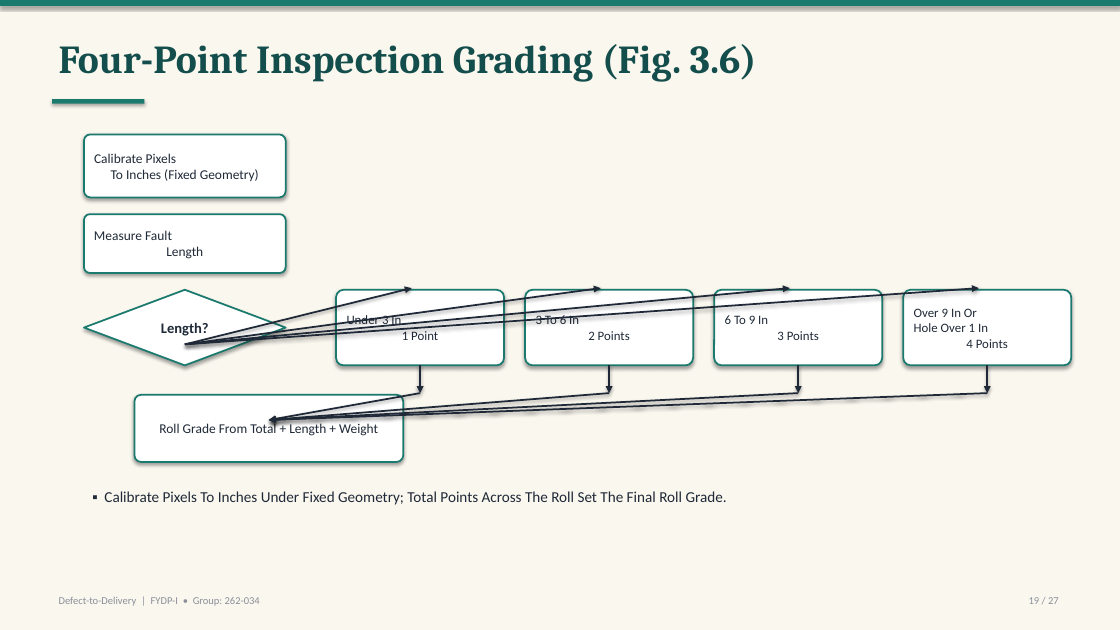
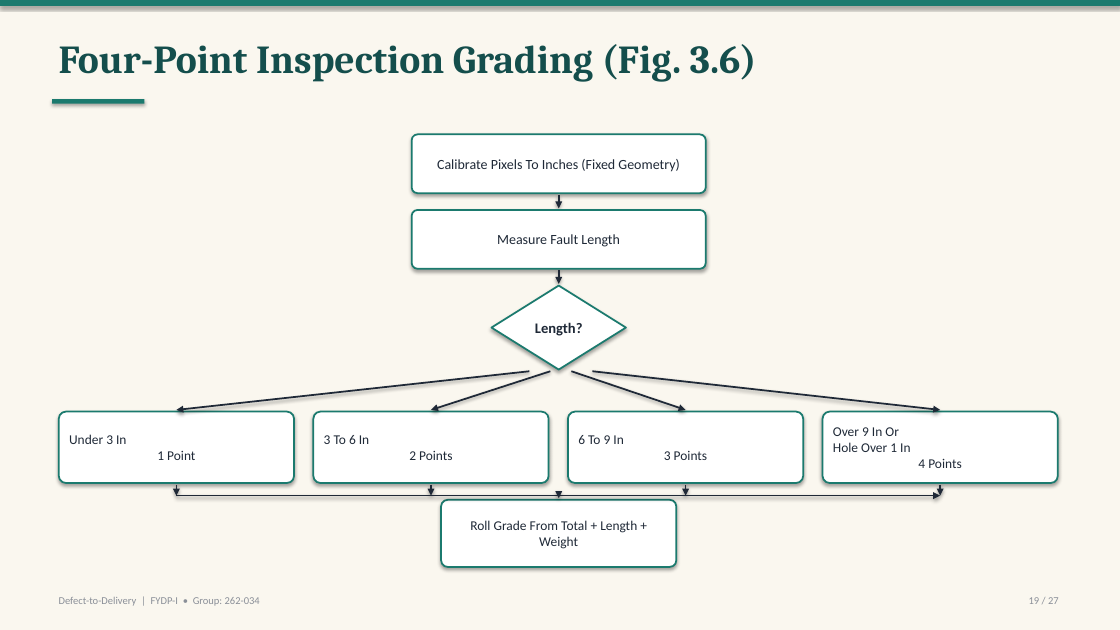
Before and after one commit to labib-ux/FYDP, a slide deck: slide 19 of slides/FYDP-I_Defect-to-Delivery.pptx. Drawn at 1120x630 pixels with LibreOffice and Linux fonts; fonts in the diff are those of the drawing. Boxes give left, top, right and bottom in pixels: in the first picture for what was removed or moved away, otherwise in the second. Text is boxed around its words. In the diff, an @@ line names an element or a change of style, - is before the commit and + after.

Commit message:
docs(slides): fix card overflow, banner, legible req graphs, clean arrows, tight boxes

```diff
--- a/slides/FYDP-I_Defect-to-Delivery.pptx
+++ b/slides/FYDP-I_Defect-to-Delivery.pptx
@@ rounded rectangle "Calibrate Pixels To Inches (Fixed ..." resized from (x1=84, y1=134, x2=286, y2=197) to (x1=412, y1=134, x2=706, y2=193) @@
@@ rounded rectangle "Calibrate Pixels To Inches (Fixed ..." at (x1=412, y1=134, x2=706, y2=193): size 11.5 to 12 pt @@
@@ arrow added from (559, 195) to (559, 208), #1F2937 1.5 pt @@
@@ rounded rectangle "Measure Fault Length" at (x1=412, y1=210, x2=706, y2=269): size 11.5 to 12 pt @@
@@ rounded rectangle "Measure Fault Length" resized from (x1=84, y1=214, x2=286, y2=273) to (x1=412, y1=210, x2=706, y2=269) @@
@@ arrow removed from (185, 344) to (412, 288) @@
@@ diamond "Length?" resized from (x1=84, y1=290, x2=286, y2=365) to (x1=492, y1=286, x2=626, y2=370) @@
@@ arrow added from (559, 271) to (559, 284), #1F2937 1.5 pt @@
@@ arrow moved from (185, 344) - (601, 288) to (529, 371) - (176, 410) @@
@@ arrow moved from (185, 344) - (790, 288) to (550, 371) - (431, 410) @@
@@ arrow moved from (185, 344) - (979, 288) to (571, 371) - (686, 410) @@
@@ arrow moved from (420, 365) - (420, 393) to (592, 371) - (940, 410) @@
@@ rounded rectangle "Under 3 In 1 Point" resized from (x1=336, y1=290, x2=504, y2=365) to (x1=59, y1=412, x2=294, y2=483) @@
@@ arrow removed from (420, 393) to (269, 420) @@
@@ rounded rectangle "3 To 6 In 2 ..." resized from (x1=525, y1=290, x2=693, y2=365) to (x1=313, y1=412, x2=549, y2=483) @@
@@ size 11 to 11.5 pt in 4 elements at (x1=823, y1=412, x2=1058, y2=483), (x1=59, y1=412, x2=294, y2=483), (x1=313, y1=412, x2=549, y2=483), (x1=568, y1=412, x2=803, y2=483) @@
@@ rounded rectangle "6 To 9 In 3 ..." resized from (x1=714, y1=290, x2=882, y2=365) to (x1=568, y1=412, x2=803, y2=483) @@
@@ rounded rectangle "Over 9 In Or Hole ..." resized from (x1=903, y1=290, x2=1071, y2=365) to (x1=823, y1=412, x2=1058, y2=483) @@
@@ text removed at (x1=104, y1=491, x2=727, y2=505) @@
-▪ Calibrate Pixels To Inches Under Fixed Geometry; Total Points Across The Roll Set The Final Roll Grade.
@@ arrow moved from (609, 365) - (609, 393) to (176, 485) - (176, 496) @@
@@ arrow moved from (987, 365) - (987, 393) to (176, 496) - (940, 496) @@
@@ arrow moved from (609, 393) - (269, 420) to (431, 485) - (431, 496) @@
@@ rounded rectangle "Roll Grade From Total + ..." resized from (x1=134, y1=395, x2=403, y2=462) to (x1=441, y1=500, x2=676, y2=567) @@
@@ arrow moved from (987, 393) - (269, 420) to (559, 496) - (559, 498) @@
@@ arrow moved from (798, 365) - (798, 393) to (686, 485) - (686, 496) @@
@@ arrow moved from (798, 393) - (269, 420) to (940, 485) - (940, 496) @@
```
Also in this commit, not shown: 10 other slides changed, 2 other files.
